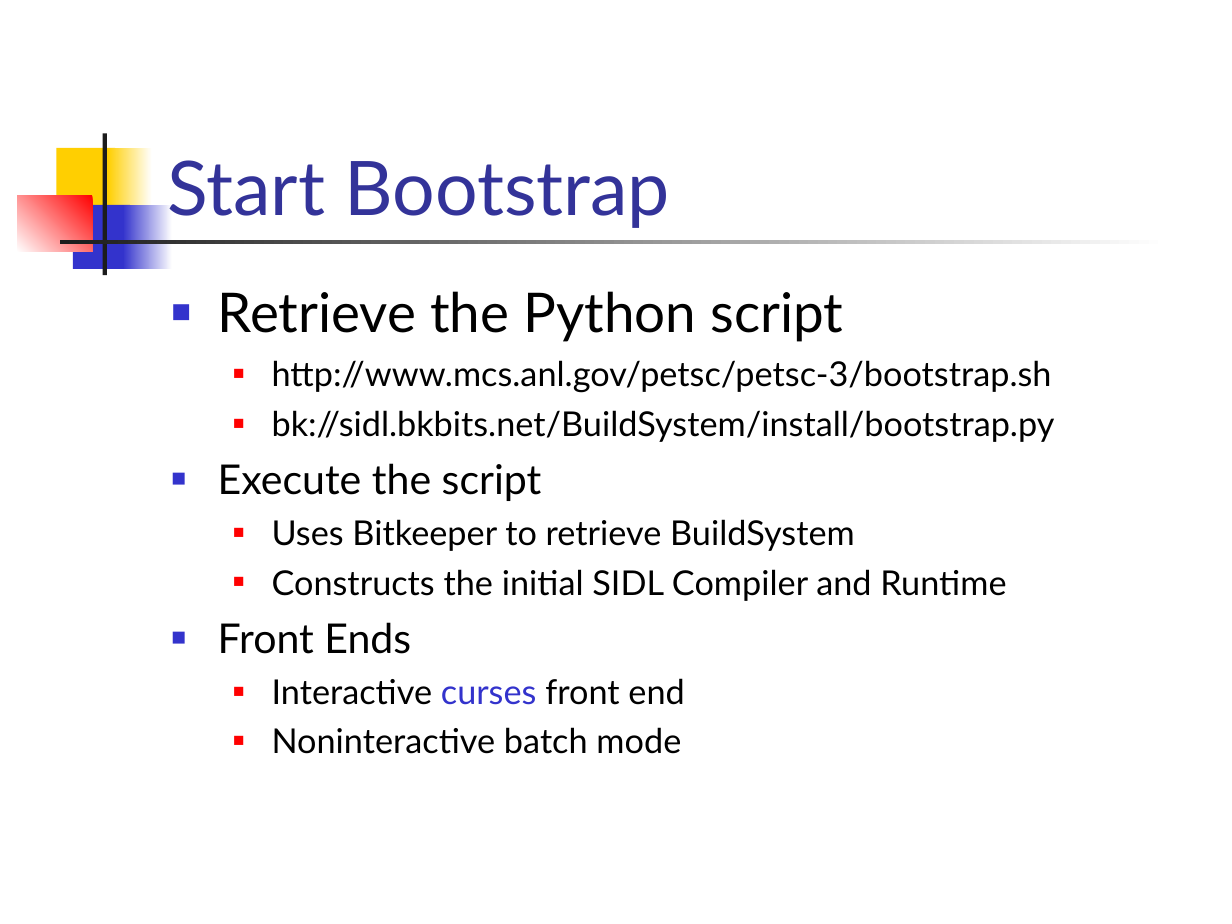
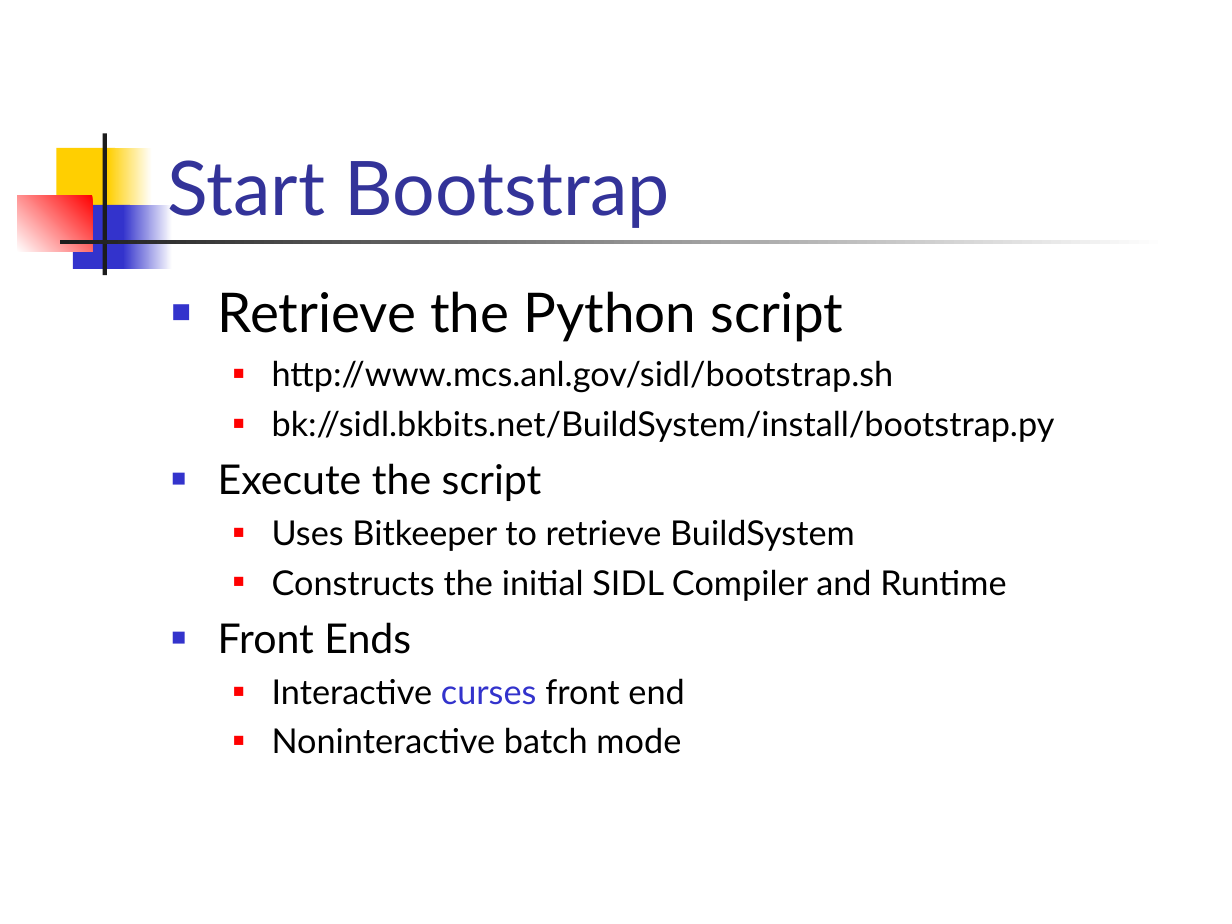
Before and after one commit to CloudComputer/petsc-BuildSystem, a slide deck: slide 10 of docs/tutorials/GettingStartedwithSIDL.ppt. Drawn at 1232x924 pixels with LibreOffice and Linux fonts; fonts in the diff are those of the drawing. Boxes give left, top, right and bottom in pixels: in the first picture for what was removed or moved away, otherwise in the second. Text is boxed around its words. In the diff, an @@ line names an element or a change of style, - is before the commit and + after.

Commit message:
bk-changeset-1.578 bsmith@bonzo.|ChangeSet|20030425160900|60783 ChangeSet   1.578 03/04/25 11:09:00 bsmith@bonzo. +3 -0   update to new sidl website
  BitKeeper/etc/logging_ok
    1.12 03/04/25 11:09:00 bsmith@bonzo. +1 -0
    Logging to logging@openlogging.org accepted

  docs/website/index.html
    1.6 03/04/25 11:08:56 bsmith@bonzo. +5 -19
    update to new sidl website

  docs/tutorials/GettingStartedwithSIDL.ppt
    1.4 03/04/25 11:08:56 bsmith@bonzo. +476 -101
    update to new sidl website

```diff
--- a/docs/tutorials/GettingStartedwithSIDL.ppt
+++ b/docs/tutorials/GettingStartedwithSIDL.ppt
@@ text at <box>272,360,894,393</box>: text changed @@
-  ■ http://www.mcs.anl.gov/petsc/petsc-3/bootstrap.sh
+  ■ http://www.mcs.anl.gov/sidl/bootstrap.sh
```
Also in this commit, not shown: 3 other slides changed, 1 other file.
